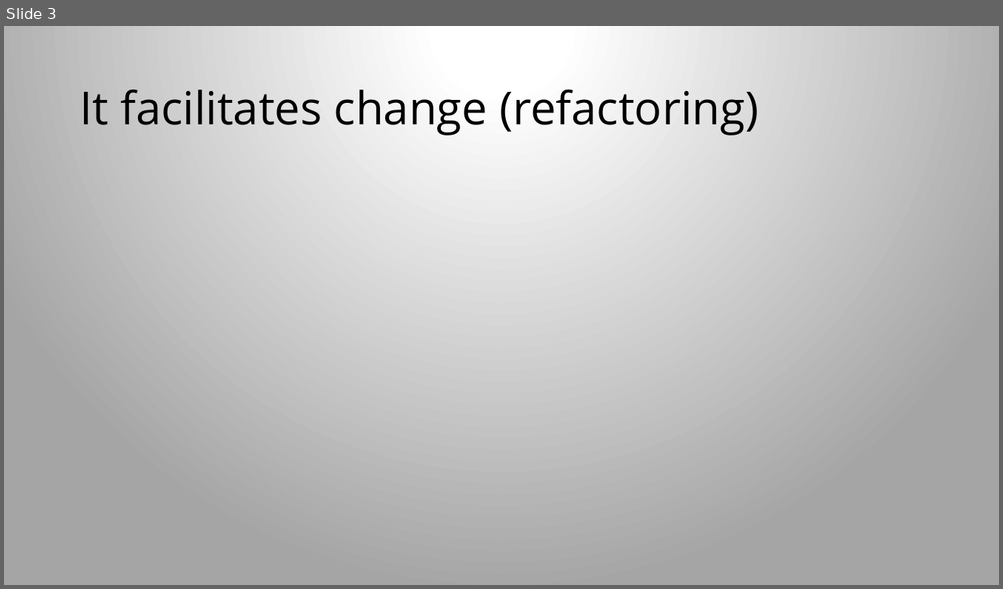
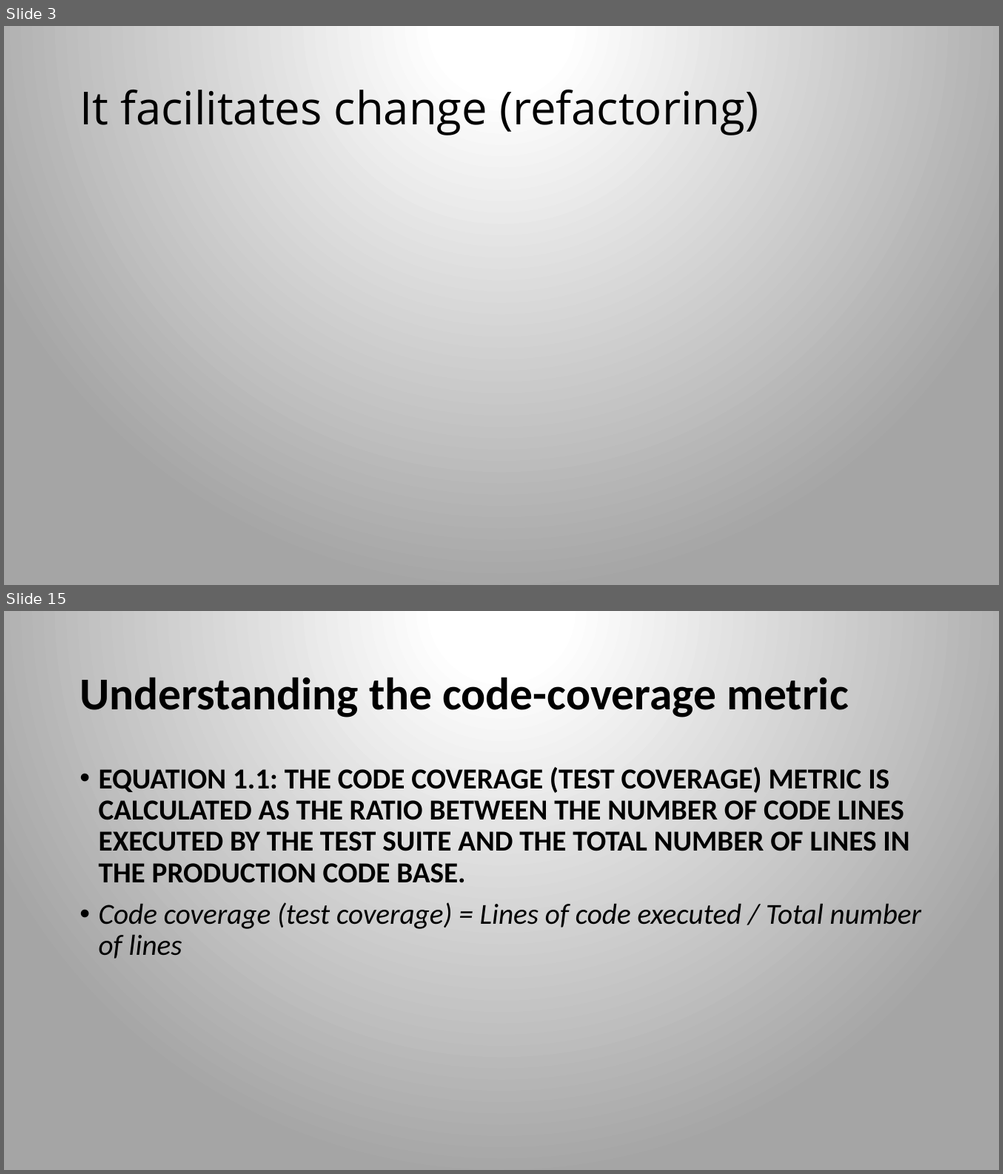
Before and after one commit to iancubogdan/deep-dive-learning-series, a slide deck: presentations/testing presentation.pptx. Shown one above the other, each under a label of ours: slide 3 before the commit, slides 3 and 15 after it; the slides between them are not shown. The pictures are 1003x589 and 1003x1174 pixels, drawn with LibreOffice and Linux fonts; fonts in the diff are those of the drawing. Boxes give left, top, right and bottom in pixels: in the first picture for what was removed or moved away, otherwise in the second. Text is boxed around its words. In the diff, an @@ line names an element or a change of style, - is before the commit and + after.

```diff
--- a/presentations/testing presentation.pptx
+++ b/presentations/testing presentation.pptx
@@ slide 15 added at <box>4,611,999,1170</box>, background gradient #FFFFFF to #A5A5A5 @@
@@ title added at <box>79,677,848,718</box>, 44 pt, text #000000, bold @@
+Understanding the code-coverage metric
@@ text added at <box>99,767,921,959</box>, 28 pt, text #000000, bold @@
+• EQUATION 1.1: THE CODE COVERAGE (TEST COVERAGE) METRIC IS CALCULATED AS THE RATIO BETWEEN THE NUMBER OF CODE LINES EXECUTED BY THE TEST SUITE AND THE TOTAL NUMBER OF LINES IN THE PRODUCTION CODE BASE.
+• Code coverage (test coverage) = Lines of code executed / Total number of lines
```
Also in this commit, not shown: 1 slide changed, 19 other slides added.
